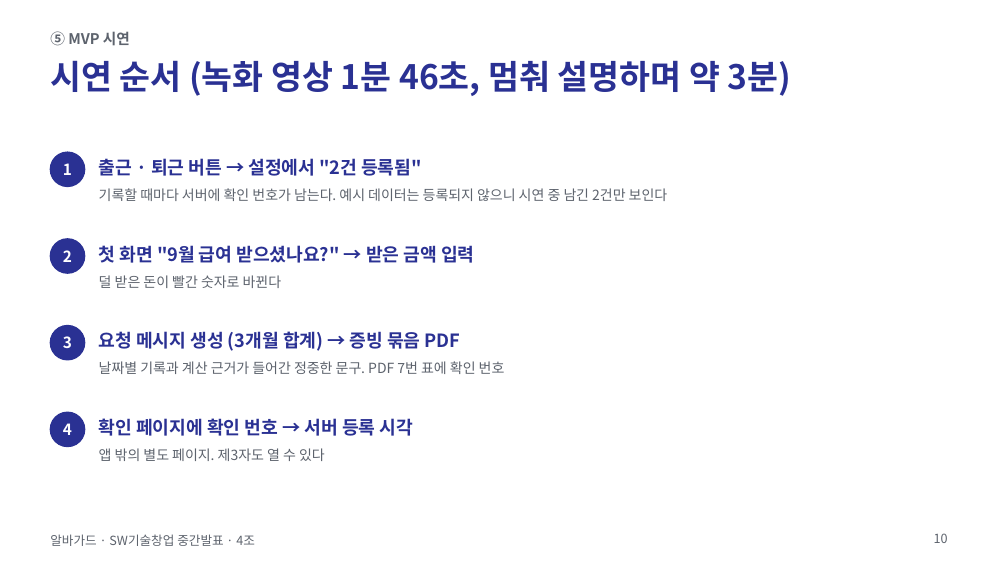
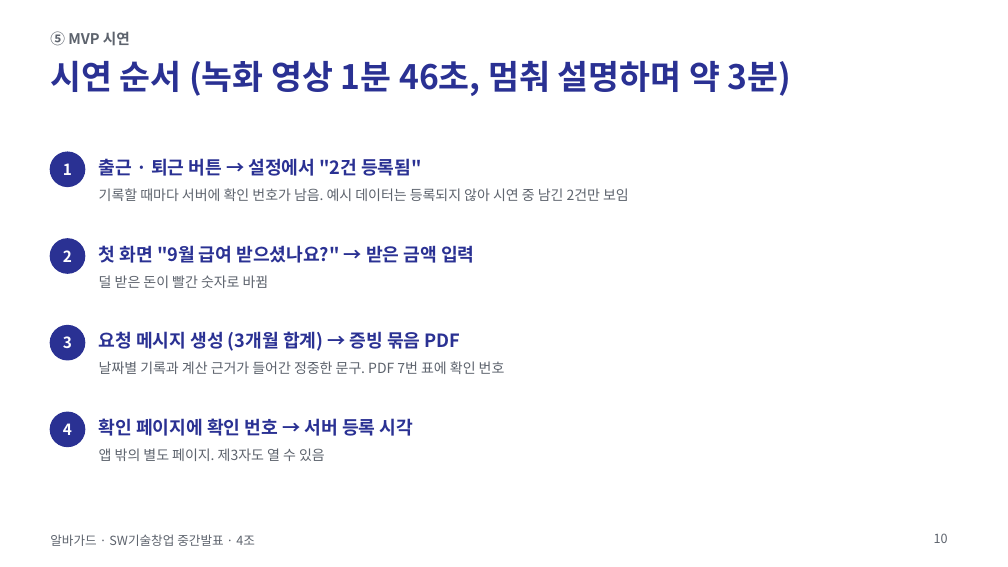
Before and after one commit to jihooni217/albaguard, a slide deck: slide 10 of docs/06_중간발표_PPT.pptx. Drawn at 1008x567 pixels with LibreOffice and Linux fonts; fonts in the diff are those of the drawing. Boxes give left, top, right and bottom in pixels: in the first picture for what was removed or moved away, otherwise in the second. Text is boxed around its words. In the diff, an @@ line names an element or a change of style, - is before the commit and + after.

```diff
--- a/docs/06_중간발표_PPT.pptx
+++ b/docs/06_중간발표_PPT.pptx
@@ text at [99,188,629,201]: text changed @@
-기록할 때마다 서버에 확인 번호가 남는다. 예시 데이터는 등록되지 않으니 시연 중 남긴 2건만 보인다
+기록할 때마다 서버에 확인 번호가 남음. 예시 데이터는 등록되지 않아 시연 중 남긴 2건만 보임
@@ text at [99,275,269,288]: text changed @@
-덜 받은 돈이 빨간 숫자로 바뀐다
+덜 받은 돈이 빨간 숫자로 바뀜
@@ text at [99,448,325,461]: text changed @@
-앱 밖의 별도 페이지. 제3자도 열 수 있다
+앱 밖의 별도 페이지. 제3자도 열 수 있음
```
Also in this commit, not shown: 13 other slides changed, 2 other files.
